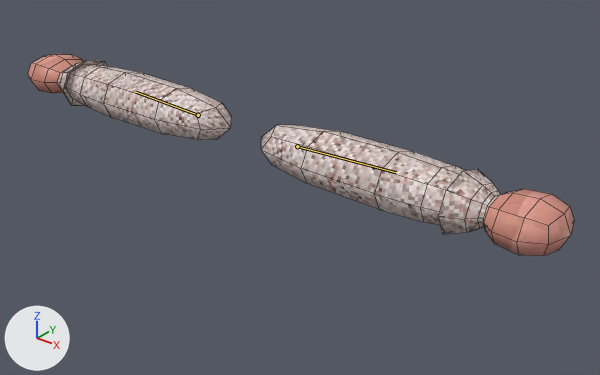
The Blender file asset/model/character/player_arms.blend, before and after one commit.
Camera for both pictures: a camera (50 mm lens) standing at (7.73, -8.39, 5.02) and looking at (0.69, 0.41, -0.43). Lighting does not change. The marker at lower left points along +X, +Y and +Z. The older version comes first. The bones that change are drawn over the model as lines. Mesh edges are drawn as thin lines.
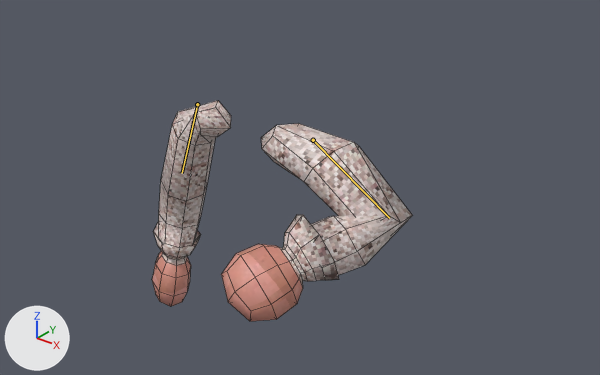
The newer file adds an action. The first version stands in its rest pose; the second is drawn at frame 48 of the action 'PlayerHoldLeft'.

Diff of the bpy script that builds the scene:
```diff
--- a/asset/model/character/player_arms.blend.py
+++ b/asset/model/character/player_arms.blend.py
@@ bone_shoulder_l @@
 bone_shoulder_l = bpy.data.objects['Armature'].pose.bones['Shoulder_L']  # child of 'Chest'
-bone_shoulder_l.location = (0.0, 0.0, 0.0)
+bone_shoulder_l.location = (-0.09, 0.16, -0.14)
@@ bone_shoulder_r @@
 bone_shoulder_r = bpy.data.objects['Armature'].pose.bones['Shoulder_R']  # child of 'Chest'
-bone_shoulder_r.location = (0.0, 0.0, 0.0)
+bone_shoulder_r.location = (0.09, 0.16, -0.14)
@@ bone_wristik_l @@
 bone_wristik_l = bpy.data.objects['Armature'].pose.bones['WristIK_L']
-bone_wristik_l.location = (0.0, 0.0, 0.0)
+bone_wristik_l.location = (-2.14, -1.05, 1.13)
@@ bone_wristik_r @@
 bone_wristik_r = bpy.data.objects['Armature'].pose.bones['WristIK_R']
-bone_wristik_r.location = (0.0, 0.0, 0.0)
+bone_wristik_r.location = (2.14, -2.73, -0.02)
```

Changed parts and their boxes (x1, y1, x2, y2) in the pictures (600 x 375 px):
'Cube.001', posed (39% narrower, 51% taller): before (261, 125, 574, 256); after (221, 123, 412, 321)
'Cube.005', posed (61% narrower, 138% taller): before (28, 54, 232, 140); after (152, 100, 231, 306)
bone 'Shoulder_L', root to tip: before (297, 146) to (396, 172); after (313, 140) to (389, 218)
bone 'Shoulder_R', root to tip: before (198, 115) to (136, 92); after (197, 104) to (182, 173)
